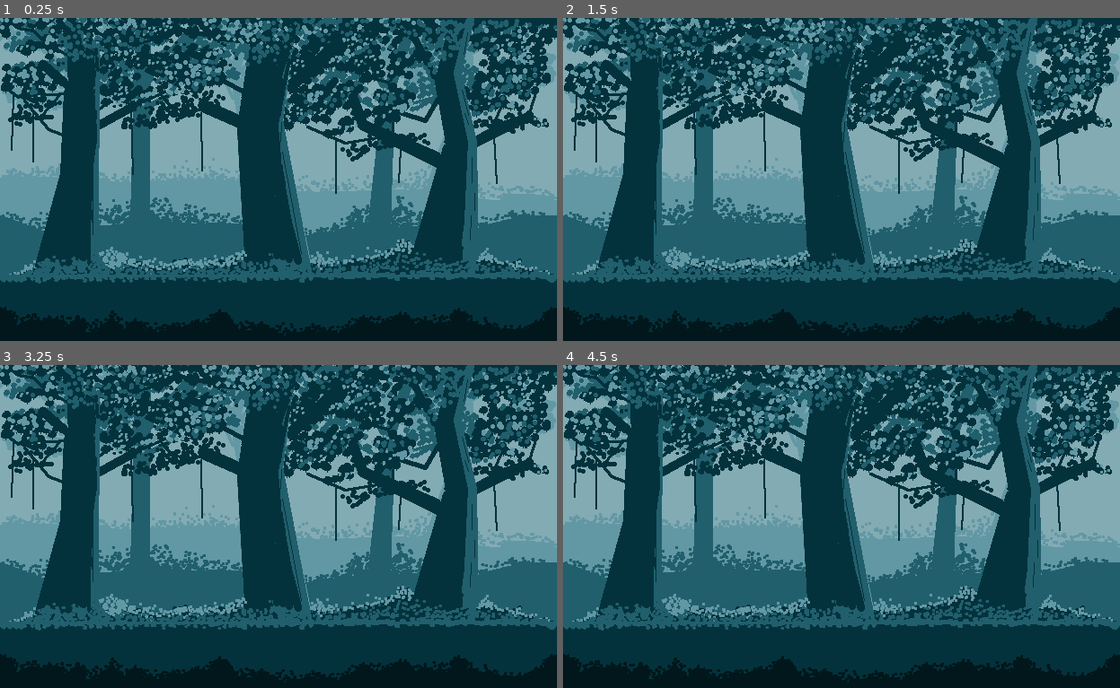
Above: before the commit, frames 1-4 (two rows, left to right).
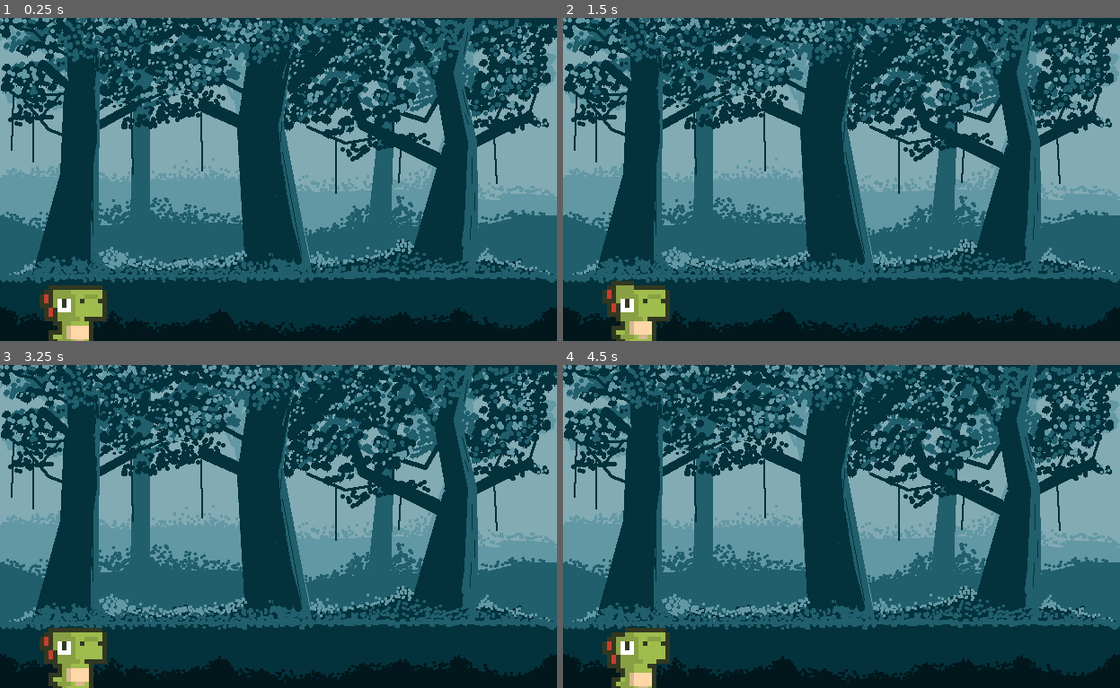
Above: after the commit, the same moments.

Repository: Saittem/SideScroller-Godot
Game: Godot game, scene res://game.tscn
Same seed, same stepped clock (60 frames per second), same inputs: the game is played once before the commit and once after it.
Inputs:
- Up to frame 1 (0.25 s): no input
- Up to frame 2 (1.5 s): no input
- Up to frame 3 (3.25 s): no input
- Up to frame 4 (4.5 s): no input

The runs differ from the first frame. In frame 1, 1.7% of the frame differs, in the area x 7-20%, y 82-100%; in frame 2, 1.8%; in frame 3, 1.8%, in the area x 7-20%, y 81-100%; in frame 4, 1.8%.

Commit message:
Added player (without script)
Added player collisions, animations and jump sound effect

Diff:
--- a/sidescroller/game.tscn
+++ b/sidescroller/game.tscn
@@ -1,7 +1,11 @@
-[gd_scene load_steps=2 format=3 uid="uid://d4dgat5ubn5p2"]
+[gd_scene load_steps=3 format=3 uid="uid://d4dgat5ubn5p2"]
 
 [ext_resource type="PackedScene" uid="uid://by825hfn26ecn" path="res://background.tscn" id="1_80nbo"]
+[ext_resource type="PackedScene" uid="uid://bd1dafn35gmda" path="res://player.tscn" id="2_e2o6t"]
 
 [node name="Game" type="Node2D"]
 
 [node name="Background" parent="." instance=ExtResource("1_80nbo")]
+
+[node name="Player" parent="." instance=ExtResource("2_e2o6t")]
+position = Vector2(84, 333)
--- /dev/null
+++ b/sidescroller/player.tscn
@@ -0,0 +1,191 @@
+[gd_scene load_steps=25 format=3 uid="uid://bd1dafn35gmda"]
+
+[ext_resource type="Texture2D" uid="uid://qlser4ps1gc" path="res://DinoSprites - vita.png" id="1_4flbx"]
+[ext_resource type="AudioStream" uid="uid://dhcgr01afw1ir" path="res://jumo_sound_effect.mp3" id="2_onrkg"]
+
+[sub_resource type="AtlasTexture" id="AtlasTexture_onrkg"]
+atlas = ExtResource("1_4flbx")
+region = Rect2(336, 0, 24, 24)
+
+[sub_resource type="AtlasTexture" id="AtlasTexture_i3pqv"]
+atlas = ExtResource("1_4flbx")
+region = Rect2(360, 0, 24, 24)
+
+[sub_resource type="AtlasTexture" id="AtlasTexture_hqtel"]
+atlas = ExtResource("1_4flbx")
+region = Rect2(432, 0, 24, 24)
+
+[sub_resource type="AtlasTexture" id="AtlasTexture_sweqy"]
+atlas = ExtResource("1_4flbx")
+region = Rect2(456, 0, 24, 24)
+
+[sub_resource type="AtlasTexture" id="AtlasTexture_2hs0m"]
+atlas = ExtResource("1_4flbx")
+region = Rect2(480, 0, 24, 24)
+
+[sub_resource type="AtlasTexture" id="AtlasTexture_1jxqw"]
+atlas = ExtResource("1_4flbx")
+region = Rect2(504, 0, 24, 24)
+
+[sub_resource type="AtlasTexture" id="AtlasTexture_dw050"]
+atlas = ExtResource("1_4flbx")
+region = Rect2(528, 0, 24, 24)
+
+[sub_resource type="AtlasTexture" id="AtlasTexture_b26j0"]
+atlas = ExtResource("1_4flbx")
+region = Rect2(552, 0, 24, 24)
+
+[sub_resource type="AtlasTexture" id="AtlasTexture_n7ghd"]
+atlas = ExtResource("1_4flbx")
+region = Rect2(0, 0, 24, 24)
+
+[sub_resource type="AtlasTexture" id="AtlasTexture_nvl01"]
+atlas = ExtResource("1_4flbx")
+region = Rect2(24, 0, 24, 24)
+
+[sub_resource type="AtlasTexture" id="AtlasTexture_ivps1"]
+atlas = ExtResource("1_4flbx")
+region = Rect2(48, 0, 24, 24)
+
+[sub_resource type="AtlasTexture" id="AtlasTexture_urp6f"]
+atlas = ExtResource("1_4flbx")
+region = Rect2(72, 0, 24, 24)
+
+[sub_resource type="AtlasTexture" id="AtlasTexture_bwjto"]
+atlas = ExtResource("1_4flbx")
+region = Rect2(288, 0, 24, 24)
+
+[sub_resource type="AtlasTexture" id="AtlasTexture_606se"]
+atlas = ExtResource("1_4flbx")
+region = Rect2(96, 0, 24, 24)
+
+[sub_resource type="AtlasTexture" id="AtlasTexture_u1c27"]
+atlas = ExtResource("1_4flbx")
+region = Rect2(120, 0, 24, 24)
+
+[sub_resource type="AtlasTexture" id="AtlasTexture_op7ga"]
+atlas = ExtResource("1_4flbx")
+region = Rect2(144, 0, 24, 24)
+
+[sub_resource type="AtlasTexture" id="AtlasTexture_q13i1"]
+atlas = ExtResource("1_4flbx")
+region = Rect2(168, 0, 24, 24)
+
+[sub_resource type="AtlasTexture" id="AtlasTexture_pylmc"]
+atlas = ExtResource("1_4flbx")
+region = Rect2(192, 0, 24, 24)
+
+[sub_resource type="AtlasTexture" id="AtlasTexture_pbfsw"]
+atlas = ExtResource("1_4flbx")
+region = Rect2(216, 0, 24, 24)
+
+[sub_resource type="SpriteFrames" id="SpriteFrames_nvl01"]
+animations = [{
+"frames": [{
+"duration": 1.0,
+"texture": SubResource("AtlasTexture_onrkg")
+}, {
+"duration": 1.0,
+"texture": SubResource("AtlasTexture_i3pqv")
+}],
+"loop": true,
+"name": &"death",
+"speed": 10.0
+}, {
+"frames": [{
+"duration": 1.0,
+"texture": SubResource("AtlasTexture_hqtel")
+}, {
+"duration": 1.0,
+"texture": SubResource("AtlasTexture_sweqy")
+}, {
+"duration": 1.0,
+"texture": SubResource("AtlasTexture_2hs0m")
+}, {
+"duration": 1.0,
+"texture": SubResource("AtlasTexture_1jxqw")
+}, {
+"duration": 1.0,
+"texture": SubResource("AtlasTexture_dw050")
+}, {
+"duration": 1.0,
+"texture": SubResource("AtlasTexture_b26j0")
+}],
+"loop": true,
+"name": &"duck",
+"speed": 10.0
+}, {
+"frames": [{
+"duration": 1.0,
+"texture": SubResource("AtlasTexture_n7ghd")
+}, {
+"duration": 1.0,
+"texture": SubResource("AtlasTexture_nvl01")
+}, {
+"duration": 1.0,
+"texture": SubResource("AtlasTexture_ivps1")
+}, {
+"duration": 1.0,
+"texture": SubResource("AtlasTexture_urp6f")
+}],
+"loop": true,
+"name": &"idle",
+"speed": 10.0
+}, {
+"frames": [{
+"duration": 1.0,
+"texture": SubResource("AtlasTexture_bwjto")
+}],
+"loop": true,
+"name": &"jump",
+"speed": 10.0
+}, {
+"frames": [{
+"duration": 1.0,
+"texture": SubResource("AtlasTexture_606se")
+}, {
+"duration": 1.0,
+"texture": SubResource("AtlasTexture_u1c27")
+}, {
+"duration": 1.0,
+"texture": SubResource("AtlasTexture_op7ga")
+}, {
+"duration": 1.0,
+"texture": SubResource("AtlasTexture_q13i1")
+}, {
+"duration": 1.0,
+"texture": SubResource("AtlasTexture_pylmc")
+}, {
+"duration": 1.0,
+"texture": SubResource("AtlasTexture_pbfsw")
+}],
+"loop": true,
+"name": &"walk",
+"speed": 10.0
+}]
+
+[sub_resource type="RectangleShape2D" id="RectangleShape2D_4flbx"]
+size = Vector2(42, 75)
+
+[sub_resource type="RectangleShape2D" id="RectangleShape2D_onrkg"]
+size = Vector2(42, 85)
+
+[node name="Player" type="CharacterBody2D"]
+
+[node name="AnimatedSprite2D" type="AnimatedSprite2D" parent="."]
+scale = Vector2(5, 5)
+sprite_frames = SubResource("SpriteFrames_nvl01")
+animation = &"duck"
+autoplay = "idle"
+frame_progress = 0.683546
+
+[node name="CrounchCol" type="CollisionShape2D" parent="."]
+position = Vector2(0, 7.5)
+shape = SubResource("RectangleShape2D_4flbx")
+
+[node name="WalkCol" type="CollisionShape2D" parent="."]
+position = Vector2(0, 2.5)
+shape = SubResource("RectangleShape2D_onrkg")
+
+[node name="AudioStreamPlayer" type="AudioStreamPlayer" parent="."]
+stream = ExtResource("2_onrkg")
Binary file added: sidescroller/DinoSprites - vita.png
Not shown, changed: sidescroller/DinoSprites - vita.png.import
Not shown, added: sidescroller/jumo_sound_effect.mp3.import
Binary file removed: sidescroller/jump.png
Not shown, removed: sidescroller/jump.png.import
Binary file removed: sidescroller/walk.png
Not shown, added: sidescroller/jumo_sound_effect.mp3
